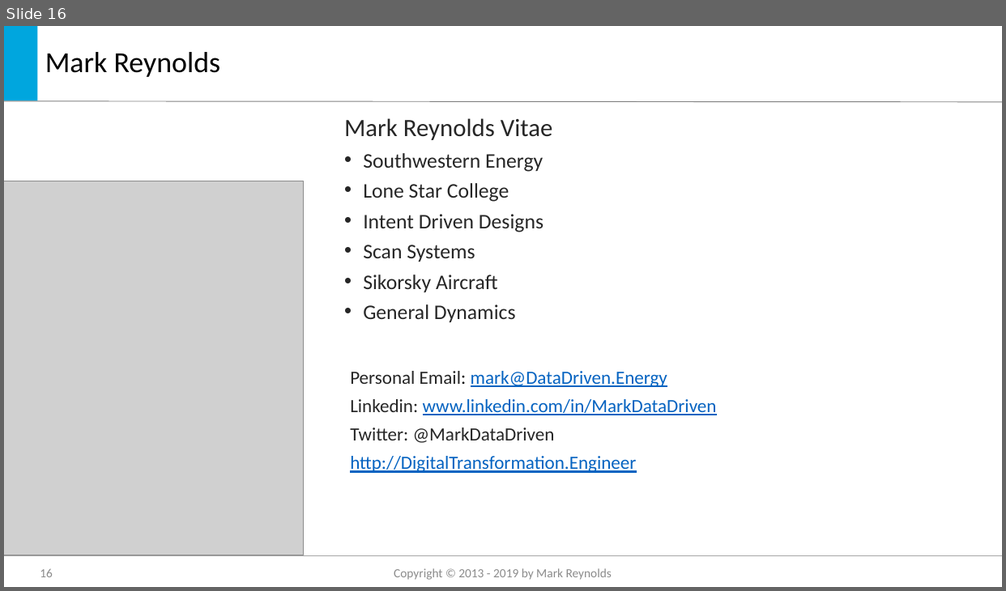
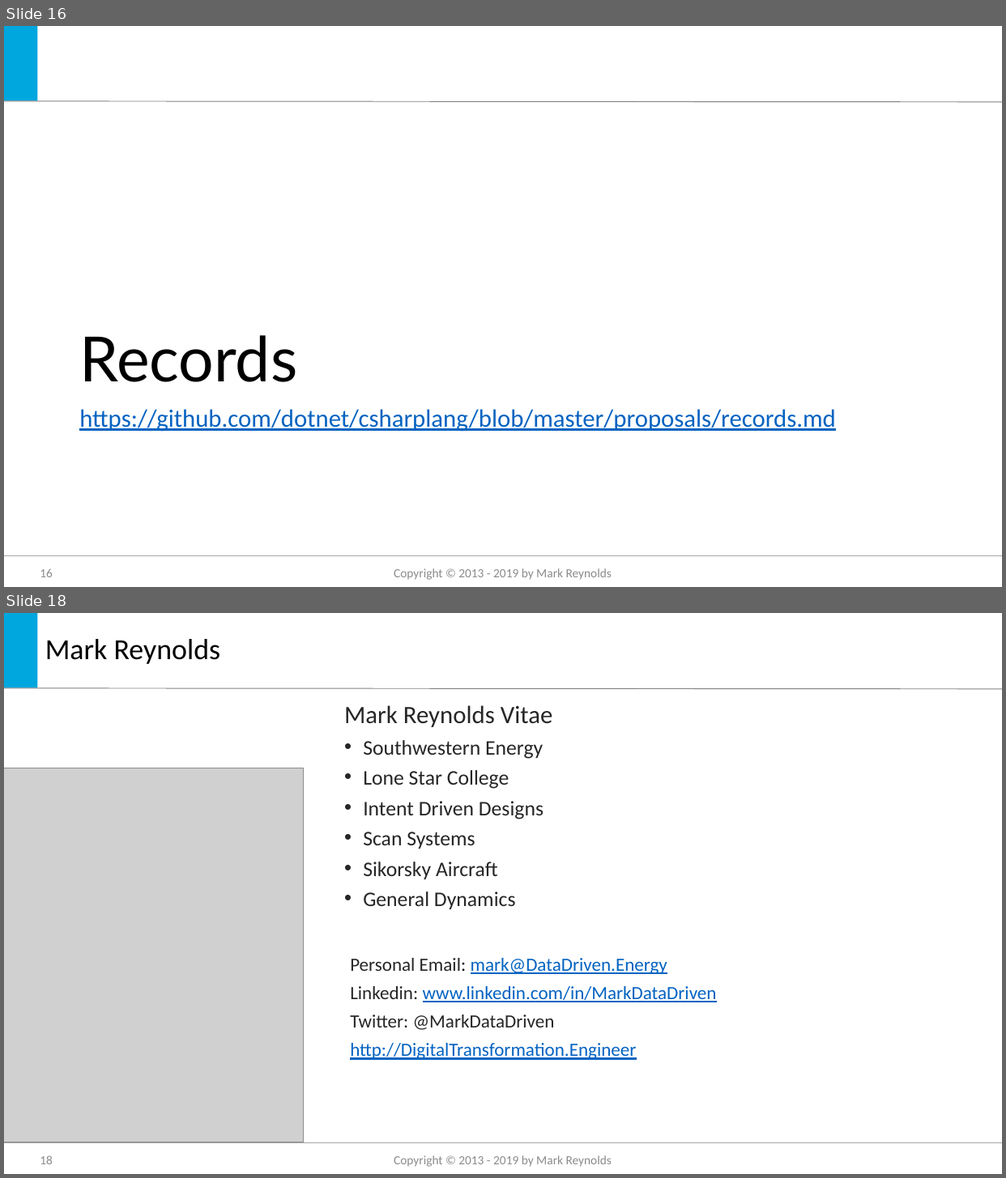
Before and after one commit to jmreynolds/CSharp8, a slide deck: Whats new in C#8.pptx. Shown one above the other, each under a label of ours: slide 16 before the commit, slides 16 and 18 after it; the slides between them are not shown. The pictures are 1006x591 and 1006x1178 pixels, drawn with LibreOffice and Linux fonts; fonts in the diff are those of the drawing; grey boxes stand for pictures; background and template pictures are left out. Boxes give left, top, right and bottom in pixels: in the first picture for what was removed or moved away, otherwise in the second. Text is boxed around its words. In the diff, an @@ line names an element or a change of style, - is before the commit and + after.

```diff
--- a/Whats new in C#8.pptx
+++ b/Whats new in C#8.pptx
@@ slide 16 added at [4,26,1002,587], background #FFFFFF; not listed: 3 template elements that a slide beside it also shows @@
@@ title added at [79,335,297,382], 60 pt, text #000000 @@
+Records
@@ text added at [79,409,836,432], 24 pt, text #0563C1, underline @@
+https://github.com/dotnet/csharplang/blob/master/proposals/records.md
@@ page number added at [40,569,53,578], 12 pt, text #8C8C8C @@
+16
@@ text added at [394,569,612,580], 12 pt, text #8C8C8C @@
+Copyright © 2013 - 2019 by Mark Reynolds
@@ what was slide 16 is now slide 18 @@
@@ page number at [40,1156,53,1165]: text changed @@
-16
+18
```
Also in this commit, not shown: 1 slide changed, 1 other slide added, 4 other files.
